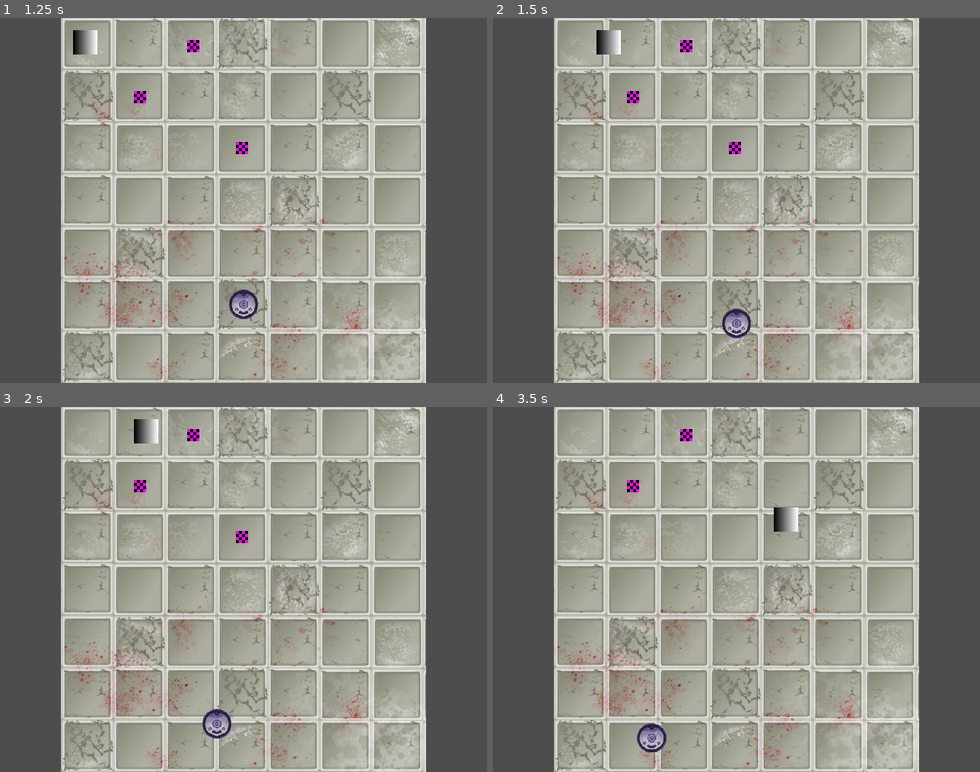
Above: before the commit, frames 1-4 (two rows, left to right).
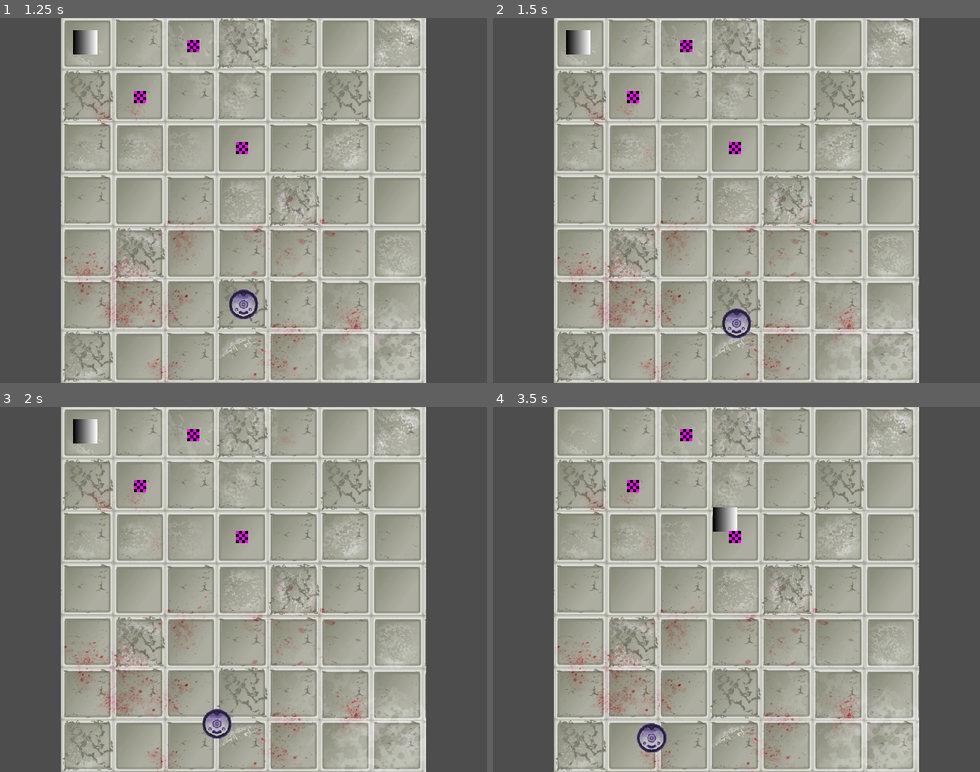
Above: after the commit, the same moments.

Repository: Cyberiada2025-2026/Lem-Jam
Game: Godot game, scene res://ui/main_menu/main_menu.tscn
The game is run twice, just before and just after one commit, with the same random seed, the same clock (stepped at 60 frames per second) and the same inputs.
Inputs (mouse positions are in pixels of both pictures, inside the frame that each line leads up to):
- Up to frame 1 (1.25 s): click "Play" at 0.5 s
- Up to frame 2 (1.5 s): move the mouse to (580, 43) at 1.27 s; press the mouse at (580, 43) at 1.28 s
- Up to frame 3 (2 s): no input
- Up to frame 4 (3.5 s): move the mouse to (639, 607) at 2.02 s; release the mouse at (639, 607) at 2.03 s; click (639, 607) at 2.1 s; move the mouse to (785, 509) at 2.77 s; press the mouse at (785, 509) at 2.78 s

Frame 1 is identical in both runs. In frame 2, 0.6% of the frame differs, in the area x 15-27%, y 3-10%; in frame 3, 0.6%; in frame 4, 0.7%, in the area x 45-63%, y 27-38%.

Commit message:
Fix mouse positioning bug

Diff:
--- a/shared/player/player_control.gd
+++ b/shared/player/player_control.gd
@@ -26,14 +26,14 @@
 func _process(delta: float) -> void:
 	time += delta
 	if selected == true:
-		var dir = position.direction_to(get_global_mouse_position())
+		var dir = global_position.direction_to(get_global_mouse_position())
 		if abs(dir.normalized().x) > angle_control and abs(dir.normalized().y) > angle_control:
 			can_be_detected = true
 		else:
 			can_be_detected = false
 
 		velocity = speed * dir.normalized()
-		if position.distance_squared_to(get_global_mouse_position()) > 10:
+		if global_position.distance_squared_to(get_global_mouse_position()) > 10:
 			move_and_slide()
 		else:
 			can_be_detected = false
